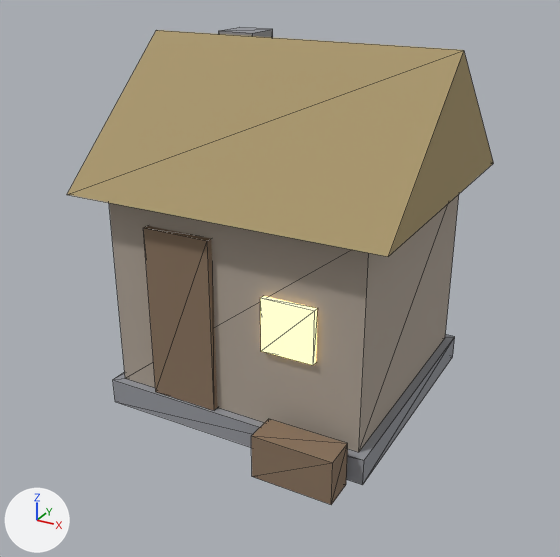
The glTF model web/assets/meshes/cottage_thatch.glb, before and after one commit.
Before and after are seen from a camera (50 mm lens) standing at (3.93, -7.48, 5.07) and looking at (0.03, -0.39, 1.52). The lights are fixed; the arrows at lower left show +X, +Y and +Z. The older version comes first. Mesh edges are drawn as thin lines. Vertices at exactly the same position are counted once.

The first picture shows 'cottage_thatch'.
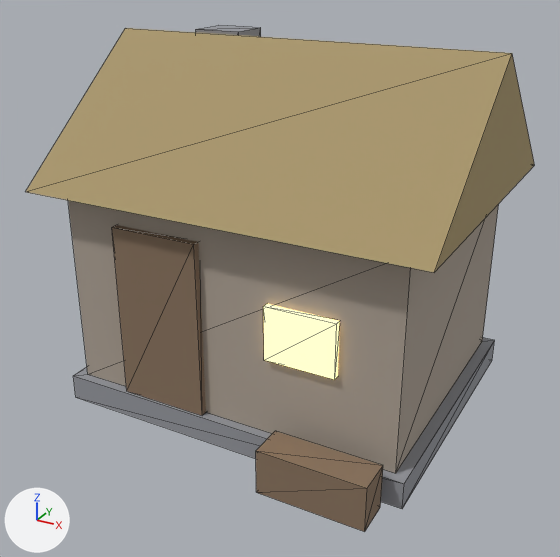
Edits to the bpy script that builds the scene:
```text
Change me_cottage_thatch:
    used by ob_cottage_thatch; location = (0.0, 0.0, 0.0)
    remove me_cottage_thatch.from_pydata(...)  # 54 vertices, 80 faces; spans x -1.8..1.8, y -1.92..1.7, z 0.0..4.1
    add me_cottage_thatch.from_pydata(...)  # 54 vertices, 80 faces; spans x -2.25..2.25, y -2.12..1.84, z 0.0..4.1
    me_cottage_thatch part 1: the loose piece of 8 vertices spanning x -1.6..1.6, y -1.5..1.5, z 0.0..0.3 is scaled about its middle by (1.3, 1.1, 1)
    me_cottage_thatch part 2: the loose piece of 8 vertices spanning x -1.12..-0.68, y 0.28..0.73, z 2.6..4.1 is scaled about the mesh origin by (1.3, 1.1, 1)
    me_cottage_thatch part 3: the loose piece of 8 vertices spanning x -1.5..1.5, y -1.4..1.4, z 0.3..2.6 is scaled about its middle by (1.3, 1.1, 1)
    me_cottage_thatch part 4: the loose piece of 6 vertices spanning x -1.8..1.8, y -1.7..1.7, z 2.6..4.1 is scaled about its middle by (1.25, 1.08, 1)
    me_cottage_thatch part 5: the loose piece of 8 vertices spanning x -1.0..-0.2, y -1.47..-1.37, z 0.3..2.3 is scaled about the mesh origin by (1.3, 1.1, 1)
    me_cottage_thatch part 6: the loose piece of 8 vertices spanning x 0.55..1.45, y -1.92..-1.58, z 0.0..0.5 is scaled about the mesh origin by (1.3, 1.1, 1)
    me_cottage_thatch part 7: the loose piece of 8 vertices spanning x 0.4..1.0, y -1.46..-1.38, z 1.2..1.8 is scaled about the mesh origin by (1.3, 1.1, 1)
```

Where the change shows, as pixel boxes (x1, y1, x2, y2) in the pictures (560 x 557 px; the box of a moved part takes in the faces that stretch with it):
'cottage_thatch', reshaped (19% wider, 6% taller)
    before: (67, 27, 493, 505)
    after: (26, 25, 534, 532)
part 1 of me_cottage_thatch, moved or reshaped
    before: (113, 334, 455, 485)
    after: (73, 338, 495, 509)
part 2 of me_cottage_thatch, moved or reshaped
    before: (219, 27, 273, 37)
    after: (196, 25, 261, 37)
part 3 of me_cottage_thatch, moved or reshaped
    before: (109, 194, 459, 452)
    after: (68, 200, 498, 473)
part 4 of me_cottage_thatch, moved or reshaped
    before: (67, 30, 493, 257)
    after: (26, 28, 534, 272)
part 5 of me_cottage_thatch, moved or reshaped
    before: (143, 226, 218, 410)
    after: (112, 225, 206, 416)
part 6 of me_cottage_thatch, moved or reshaped
    before: (251, 419, 348, 505)
    after: (256, 431, 383, 532)
part 7 of me_cottage_thatch, moved or reshaped
    before: (260, 296, 317, 365)
    after: (263, 304, 340, 380)
